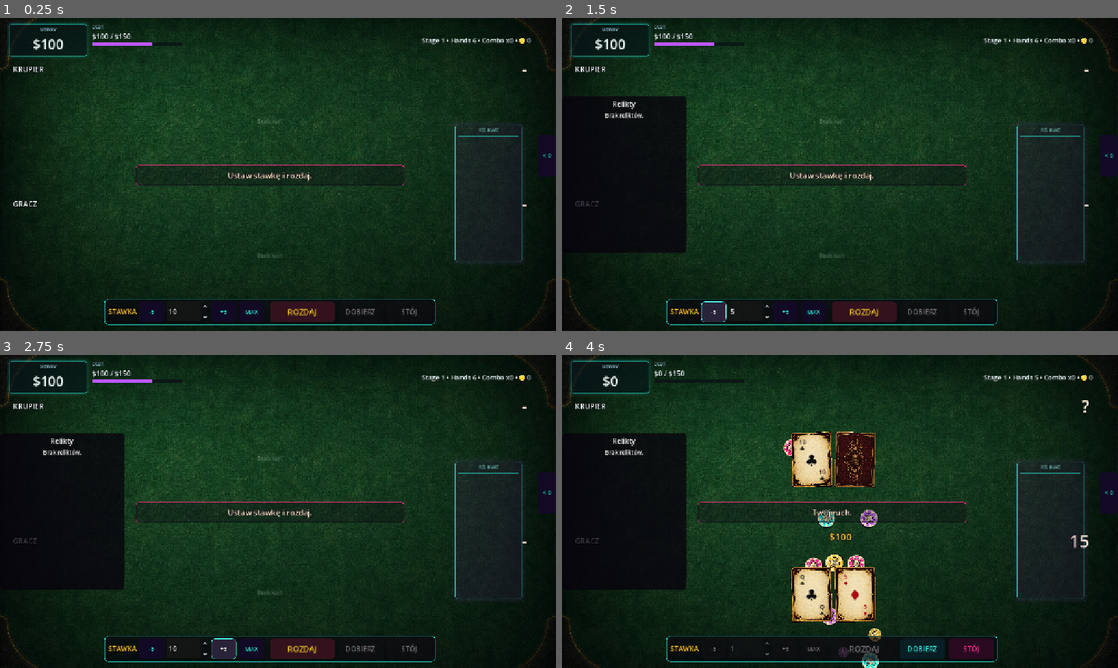
Above: before the commit, frames 1-4 (two rows, left to right).
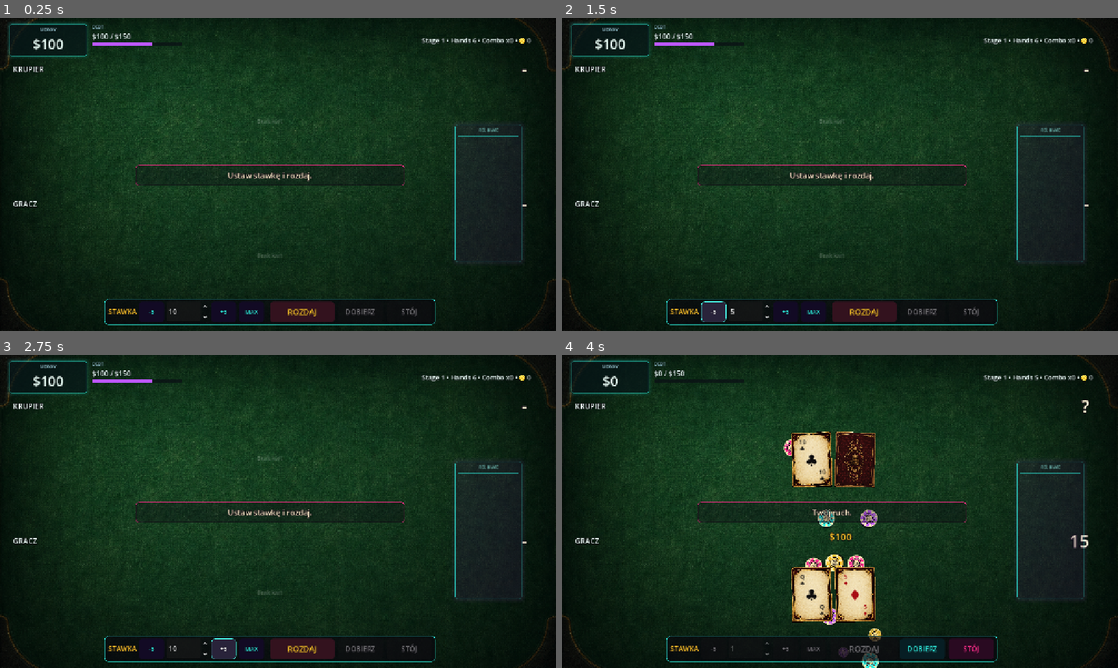
Above: after the commit, the same moments.

Repository: krychasto/debt-to-the-house
Game: Godot game, scene res://scenes/main.tscn
Same seed, same stepped clock (60 frames per second), same inputs: the game is played once before the commit and once after it.
Inputs (mouse positions are in pixels of both pictures, inside the frame that each line leads up to):
- Up to frame 1 (0.25 s): no input
- Up to frame 2 (1.5 s): click (1106, 155) at 0.5 s, where only the run before the commit has a clickable "< 0"; click "-5" at 1.25 s
- Up to frame 3 (2.75 s): click "+5" at 2 s
- Up to frame 4 (4 s): click "MAX" at 2.75 s; click "ROZDAJ" at 3.5 s

The runs differ from the first frame. In frame 1, 0.3% of the frame differs, in the area x 96-100%, y 37-51%; in frame 2, 8.0%, in the area x 2-100%, y 24-75%; in frame 3, 8.0%; in frame 4, 8.0%.

Commit message:
style: remove relic drawer

Diff:
--- a/debt-to-the-house/scripts/ui/blackjack_table.gd
+++ b/debt-to-the-house/scripts/ui/blackjack_table.gd
@@ -11,7 +11,6 @@
 const CARD_ENTER_TIME := 0.18
 const CARD_HOVER_TIME := 0.10
 const CARD_TILT_RANGE := 2.5
-const RELIC_DRAWER_WIDTH := 286.0
 const CHIP_SIZE := Vector2(42, 42)
 const CHIP_RADIUS := 21.0
 const CHIP_COLLISION_RADIUS := 18.0
@@ -47,9 +46,6 @@
 var hit_button: Button
 var stand_button: Button
 var retry_button: Button
-var relics_button: Button
-var relic_drawer_panel: PanelContainer
-var relic_drawer_list: VBoxContainer
 var reward_panel: PanelContainer
 var reward_overlay: Control
 var reward_cards_row: HBoxContainer
@@ -68,7 +64,6 @@
 var current_reward_choices: Array[RelicData] = []
 var last_player_card_count: int = 0
 var last_dealer_card_count: int = 0
-var is_relic_drawer_pinned: bool = false
 var is_dealer_sequence_playing: bool = false
 var is_stage_clear_sequence_playing: bool = false
 var is_reward_screen_open: bool = false
@@ -170,7 +165,6 @@
 	_add_game_hud()
 	_add_table_item_manager()
 	add_child(_build_synergy_panel())
-	add_child(_build_relic_drawer())
 	add_child(_build_reward_overlay())
 	add_child(_build_debug_panel())
 
@@ -562,60 +556,6 @@
 			return 3
 
 	return 1
-
-
-func _build_relic_drawer() -> Control:
-	var shell := Control.new()
-	shell.mouse_filter = Control.MOUSE_FILTER_IGNORE
-	shell.set_anchors_preset(Control.PRESET_FULL_RECT)
-
-	relics_button = _create_small_button("<")
-	relics_button.tooltip_text = "Relikty"
-	relics_button.custom_minimum_size = Vector2(42, 96)
-	relics_button.anchor_left = 1.0
-	relics_button.anchor_right = 1.0
-	relics_button.anchor_top = 0.44
-	relics_button.anchor_bottom = 0.44
-	relics_button.offset_left = -42
-	relics_button.offset_right = 0
-	relics_button.offset_top = -48
-	relics_button.offset_bottom = 48
-	relics_button.pressed.connect(_on_relics_button_pressed)
-	relics_button.mouse_entered.connect(_show_relic_drawer)
-	relics_button.mouse_exited.connect(_on_relic_button_mouse_exited)
-	shell.add_child(relics_button)
-
-	relic_drawer_panel = PanelContainer.new()
-	relic_drawer_panel.visible = false
-	relic_drawer_panel.custom_minimum_size = Vector2(RELIC_DRAWER_WIDTH, 280)
-	relic_drawer_panel.anchor_left = 1.0
-	relic_drawer_panel.anchor_right = 1.0
-	relic_drawer_panel.anchor_top = 0.25
-	relic_drawer_panel.anchor_bottom = 0.75
-	relic_drawer_panel.offset_left = -RELIC_DRAWER_WIDTH - 44.0
-	relic_drawer_panel.offset_right = -46.0
-	relic_drawer_panel.offset_top = 0.0
-	relic_drawer_panel.offset_bottom = 0.0
-	relic_drawer_panel.add_theme_stylebox_override("panel", _make_style(Color(0.03, 0.01, 0.05, 0.78), Color(1.0, 1.0, 1.0, 0.0), 0, 8))
-	relic_drawer_panel.mouse_entered.connect(_show_relic_drawer)
-	relic_drawer_panel.mouse_exited.connect(_on_relic_drawer_mouse_exited)
-	shell.add_child(relic_drawer_panel)
-
-	var box := VBoxContainer.new()
-	box.add_theme_constant_override("separation", 6)
-	relic_drawer_panel.add_child(box)
-
-	var title := Label.new()
-	title.text = "Relikty"
-	title.horizontal_alignment = HORIZONTAL_ALIGNMENT_CENTER
-	title.add_theme_font_size_override("font_size", 16)
-	box.add_child(title)
-
-	relic_drawer_list = VBoxContainer.new()
-	relic_drawer_list.add_theme_constant_override("separation", 6)
-	box.add_child(relic_drawer_list)
-
-	return shell
 
 
 func _build_synergy_panel() -> Control:
@@ -1286,7 +1226,6 @@
 	_clear_bet_chips()
 	current_reward_choices.clear()
 	reward_card_views.clear()
-	is_relic_drawer_pinned = false
 	is_dealer_sequence_playing = false
 	is_stage_clear_sequence_playing = false
 	is_reward_screen_open = false
@@ -1466,9 +1405,7 @@
 	max_bet_button.disabled = engine.is_round_active or is_dealer_sequence_playing or game_over or stage_ready_to_advance
 	if is_instance_valid(reward_panel):
 		reward_panel.visible = false
-	relics_button.text = _get_relics_text()
 	_update_reward_buttons()
-	_update_relic_drawer()
 	_update_synergy_panel()
 	bet_input.editable = not engine.is_round_active and not is_dealer_sequence_playing
 	_update_debug_panel()
@@ -1492,28 +1429,6 @@
 
 		if has_choice:
 			button.text = current_reward_choices[index].get_reward_text()
-
-
-func _get_relics_text() -> String:
-	if run_manager.relics.is_empty():
-		return "< 0"
-
-	return "< %d" % run_manager.relics.size()
-
-
-func _update_relic_drawer() -> void:
-	_clear_children(relic_drawer_list)
-
-	if run_manager.relics.is_empty():
-		var empty_label := Label.new()
-		empty_label.text = "Brak reliktów."
-		empty_label.horizontal_alignment = HORIZONTAL_ALIGNMENT_CENTER
-		empty_label.add_theme_font_size_override("font_size", 13)
-		relic_drawer_list.add_child(empty_label)
-		return
-
-	for relic: RelicData in run_manager.relics:
-		relic_drawer_list.add_child(_create_owned_relic_view(relic))
 
 
 func _update_synergy_panel() -> void:
@@ -1602,65 +1517,6 @@
 	return ", ".join(names)
 
 
-func _create_owned_relic_view(relic: RelicData) -> Control:
-	var panel := PanelContainer.new()
-	panel.add_theme_stylebox_override("panel", _make_style(Color(0.08, 0.03, 0.12, 0.68), Color(1.0, 1.0, 1.0, 0.0), 0, 8))
-
-	var box := VBoxContainer.new()
-	box.add_theme_constant_override("separation", 2)
-	panel.add_child(box)
-
-	var name_label := Label.new()
-	name_label.text = relic.display_name
-	name_label.add_theme_font_size_override("font_size", 14)
-	box.add_child(name_label)
-
-	var description_label := Label.new()
-	description_label.text = relic.description
-	description_label.autowrap_mode = TextServer.AUTOWRAP_WORD_SMART
-	description_label.add_theme_font_size_override("font_size", 12)
-	description_label.modulate = Color(0.90, 0.82, 0.66)
-	box.add_child(description_label)
-
-	return panel
-
-
-func _on_relics_button_pressed() -> void:
-	is_relic_drawer_pinned = not is_relic_drawer_pinned
-	relic_drawer_panel.visible = is_relic_drawer_pinned or not relic_drawer_panel.visible
-
-
-func _show_relic_drawer() -> void:
-	if relic_drawer_panel.visible:
-		return
-
-	relic_drawer_panel.visible = true
-	relic_drawer_panel.position.x = 18.0
-	relic_drawer_panel.modulate = Color(1.0, 1.0, 1.0, 0.0)
-	var tween := create_tween()
-	tween.set_parallel(true)
-	tween.tween_property(relic_drawer_panel, "position:x", 0.0, 0.14).set_trans(Tween.TRANS_SINE).set_ease(Tween.EASE_OUT)
-	tween.tween_property(relic_drawer_panel, "modulate:a", 1.0, 0.10)
-
-
-func _on_relic_button_mouse_exited() -> void:
-	call_deferred("_hide_relic_drawer_if_unhovered")
-
-
-func _on_relic_drawer_mouse_exited() -> void:
-	call_deferred("_hide_relic_drawer_if_unhovered")
-
-
-func _hide_relic_drawer_if_unhovered() -> void:
-	if is_relic_drawer_pinned:
-		return
-
-	var mouse_position := get_global_mouse_position()
-	var is_over_button := relics_button.get_global_rect().has_point(mouse_position)
-	var is_over_drawer := relic_drawer_panel.get_global_rect().has_point(mouse_position)
-	relic_drawer_panel.visible = is_over_button or is_over_drawer
-
-
 func _render_hand_cards(row: HBoxContainer, hand: Hand, hide_hole_card: bool, previous_card_count: int, animate_hole_reveal: bool = false) -> void:
 	_clear_children(row)
 
